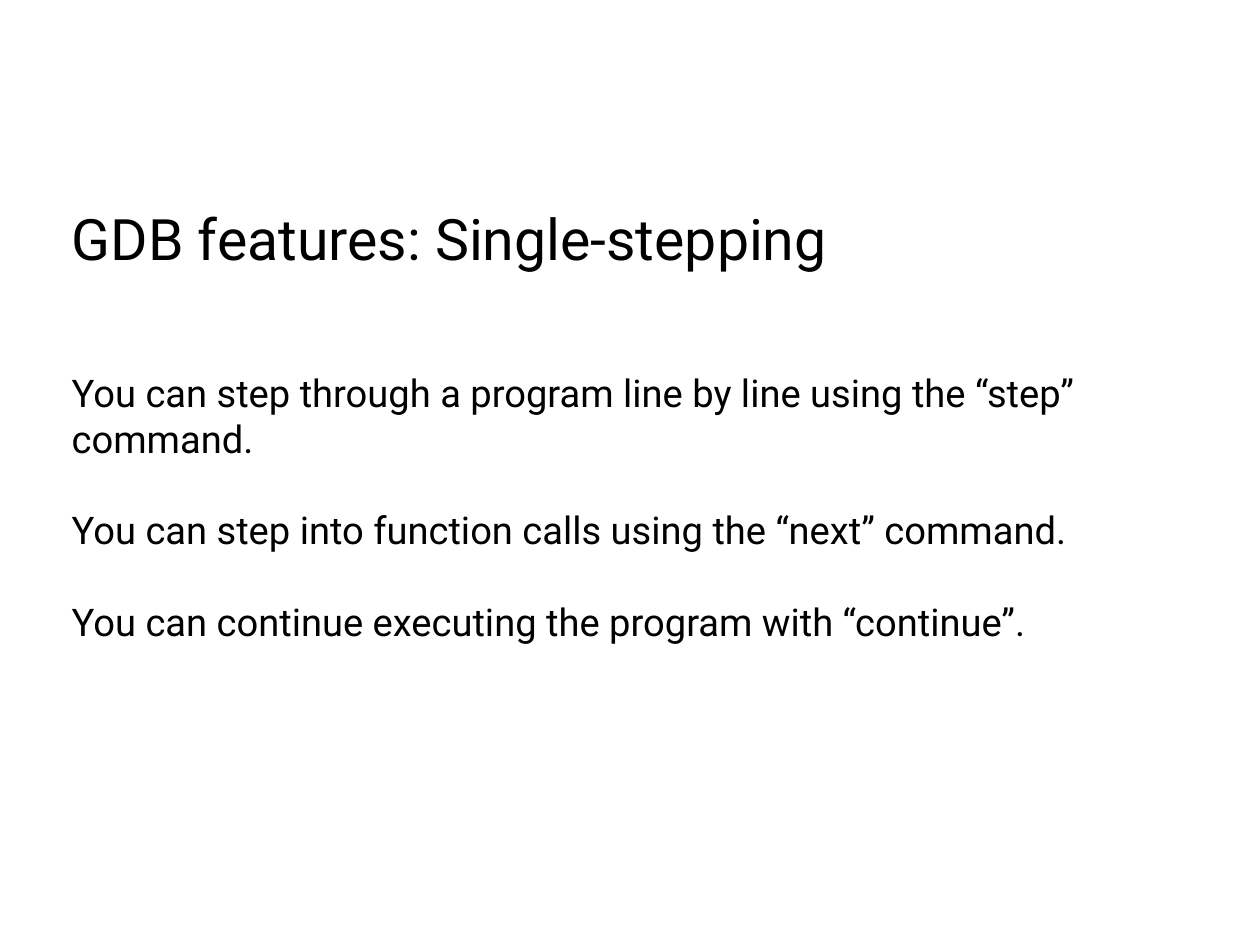
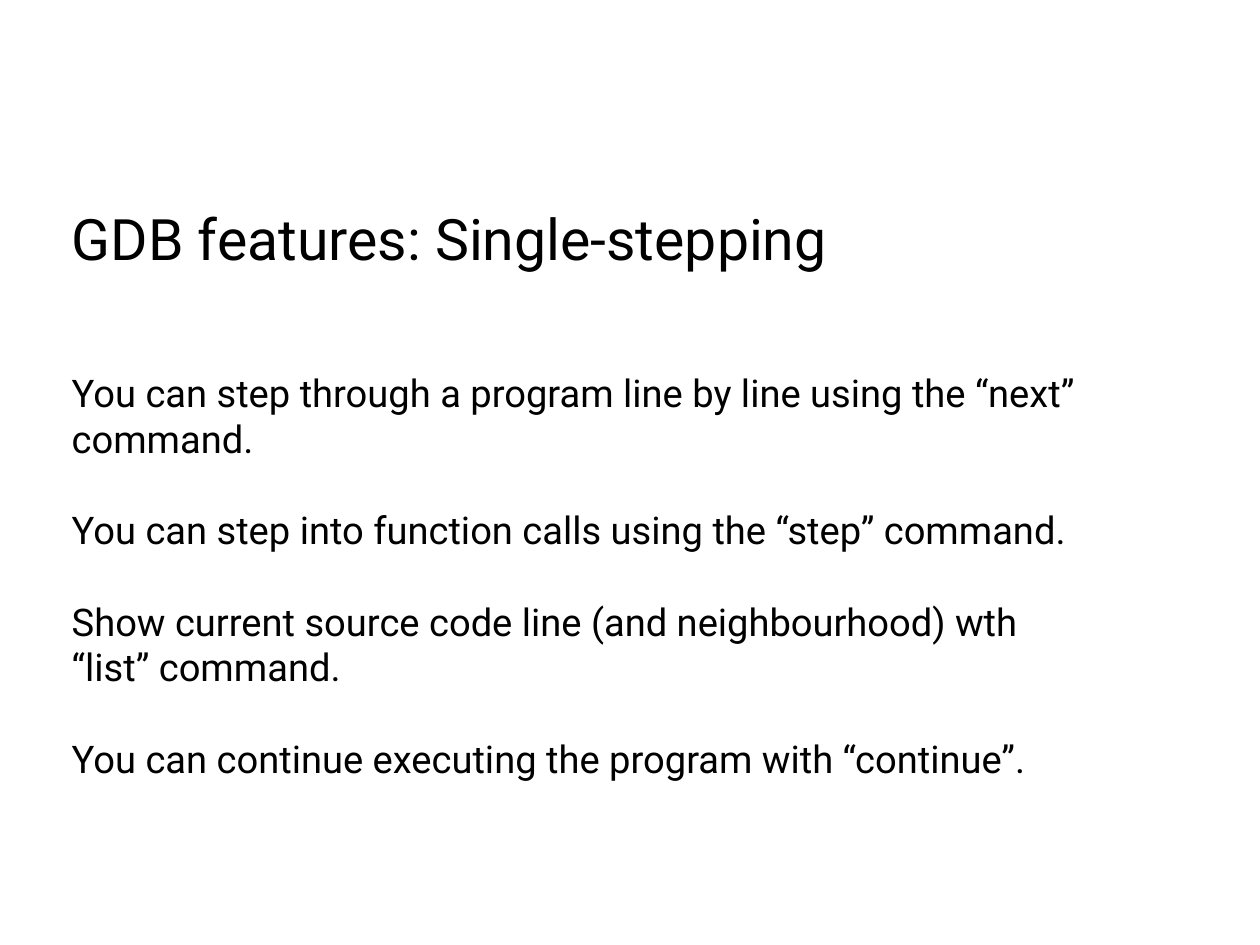
Before and after one commit to dneary/linux-devel-tools-tutorial, a slide deck: slide 11 of Linux Devtools.odp. Drawn at 1260x945 pixels with LibreOffice and Linux fonts; fonts in the diff are those of the drawing. Boxes give left, top, right and bottom in pixels: in the first picture for what was removed or moved away, otherwise in the second. Text is boxed around its words. In the diff, an @@ line names an element or a change of style, - is before the commit and + after.

```diff
--- a/Linux Devtools.odp
+++ b/Linux Devtools.odp
@@ text at bbox=[72, 378, 1074, 682]: text changed @@
-You can step through a program line by line using the “step” command.
-You can step into function calls using the “next” command.
+You can step through a program line by line using the “next” command.
+You can step into function calls using the “step” command.
+Show current source code line (and neighbourhood) wth “list” command.
```
Also in this commit, not shown: 1 other slide changed, 2 other files.
